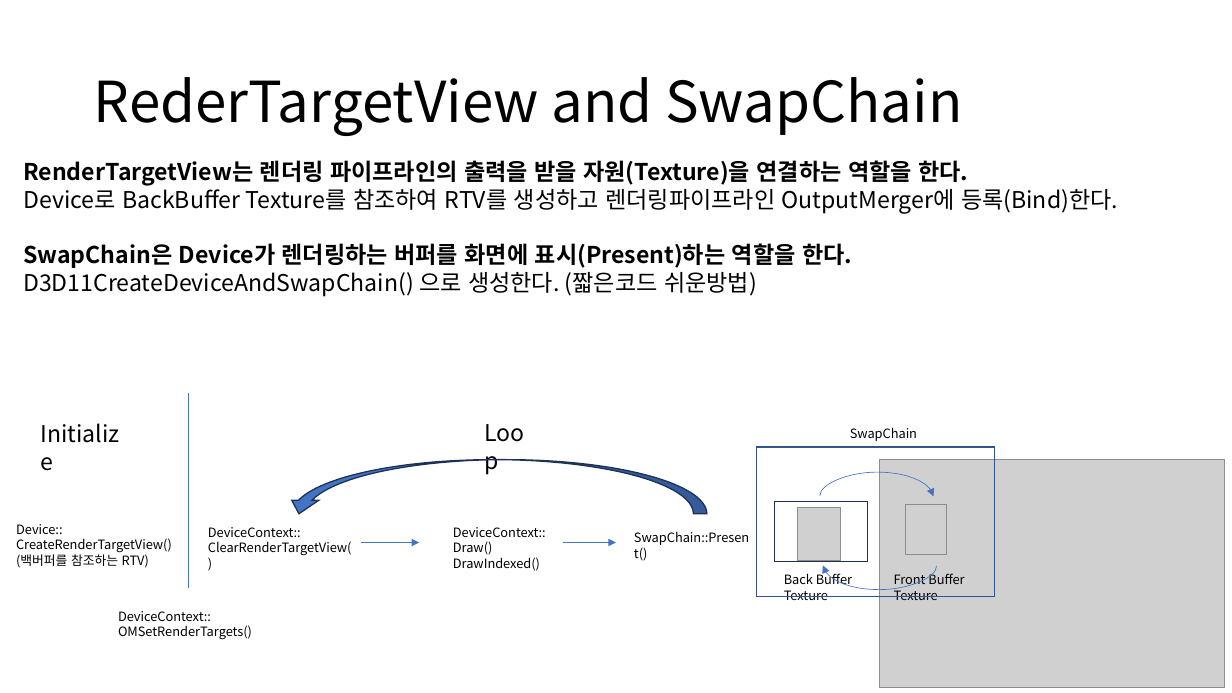
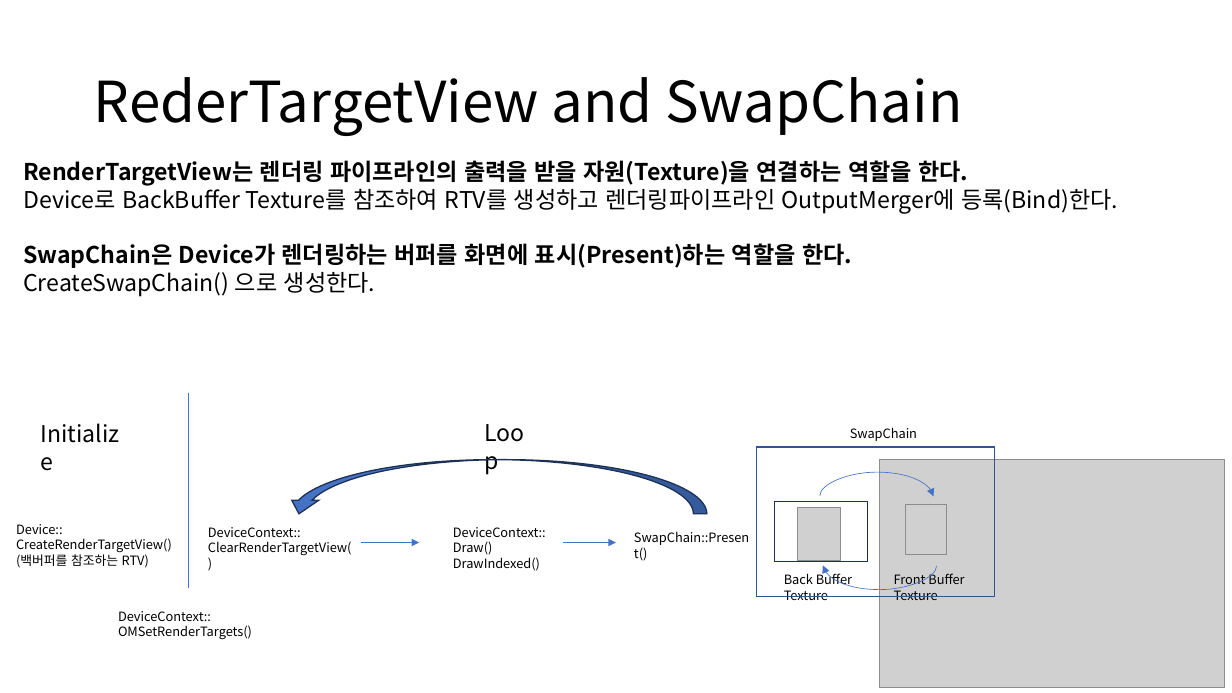
Before and after one commit to ldw9981/D3D11_Tutorial, a slide deck: slide 7 of Documents/01기초-화면지우기.pptx. Drawn at 1232x693 pixels with LibreOffice and Linux fonts; fonts in the diff are those of the drawing; grey boxes stand for pictures. Boxes give left, top, right and bottom in pixels: in the first picture for what was removed or moved away, otherwise in the second. Text is boxed around its words. In the diff, an @@ line names an element or a change of style, - is before the commit and + after.

```diff
--- a/Documents/01기초-화면지우기.pptx
+++ b/Documents/01기초-화면지우기.pptx
@@ text at [23,272,375,297]: text changed @@
-D3D11CreateDeviceAndSwapChain() 으로 생성한다. (짧은코드 쉬운방법)
+CreateSwapChain() 으로 생성한다.
```
Also in this commit, not shown: 1 other slide changed.
